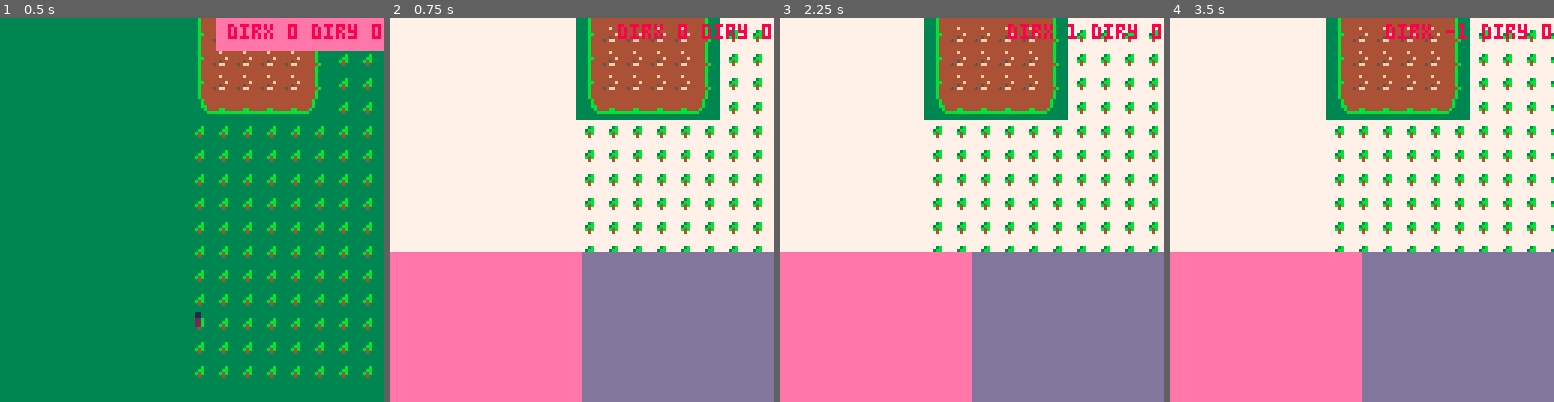
Above: before the commit, frames 1-4 (left to right).
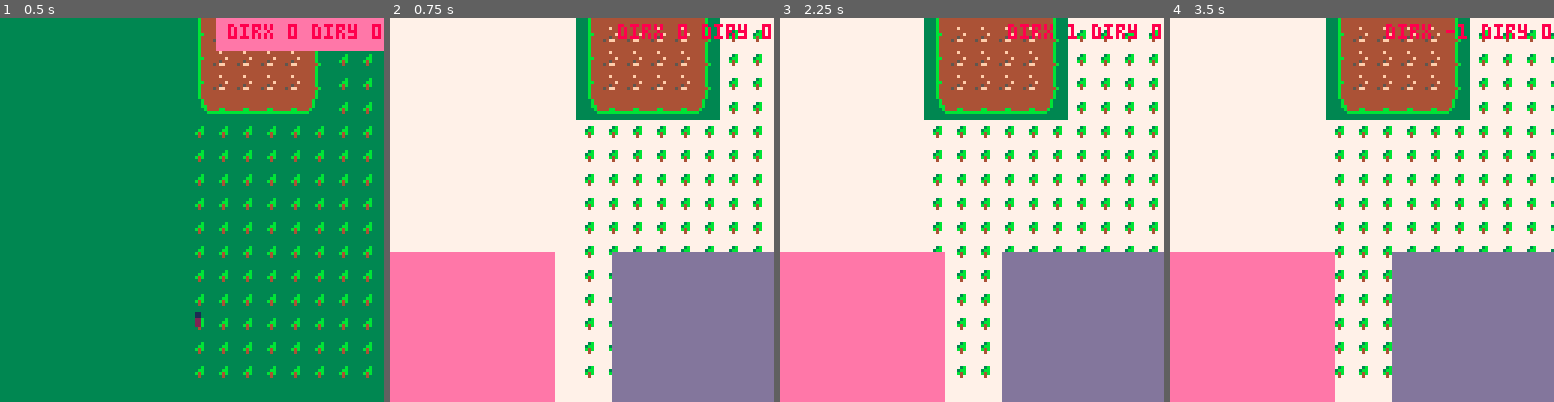
Above: after the commit, the same moments.

Repository: matthiasbruns/pico-8
Game: PICO-8 cartridge rpg/rpg.p8
Same seed, same stepped clock (60 frames per second), same inputs: the game is played once before the commit and once after it.
Inputs:
- Up to frame 1 (0.5 s): tap X (X key) at 0.33 s
- Up to frame 2 (0.75 s): tap O (Z key) at 0.7 s
- Up to frame 3 (2.25 s): tap X (X key) at 1.07, 1.85 s; hold Right 1.6-2.1 s; tap O (Z key) at 1.7, 2.1 s; hold Up from 2.15 s (still down)
- Up to frame 4 (3.5 s): release Up at 2.42 s; hold Right 2.47-3.03 s; tap O (Z key) at 2.5, 2.9, 3.3 s; tap X (X key) at 2.97 s; hold Left from 3.08 s (still down)

Frame 1 is identical in both runs. In frame 2, 5.8% of the frame differs, in the area x 42-58%, y 60-100%; in frame 3, 5.8%; in frame 4, 5.8%.

Commit message:
Y will swap though states, began fight scene

Diff:
--- a/rpg/rpg.p8
+++ b/rpg/rpg.p8
@@ -68,11 +68,11 @@
  -- second number is height
  local height = 50
  -- larger 64 = overlap
- local width = 64
+ local width = (screen.w * 0.5) - 10
 
  --
  rectfill(xMin, yMin - height, xMin + width, yMin, 14)
- rectfill(xMin + width, yMin - height, xMin + screen.w, yMin, 13)
+ rectfill(xMin + screen.w, yMin - height, xMin + screen.w - width, yMin, 13)
  --rectfill(screen.w + width, yMin, screen.w - width, height, 12)
 end
 
